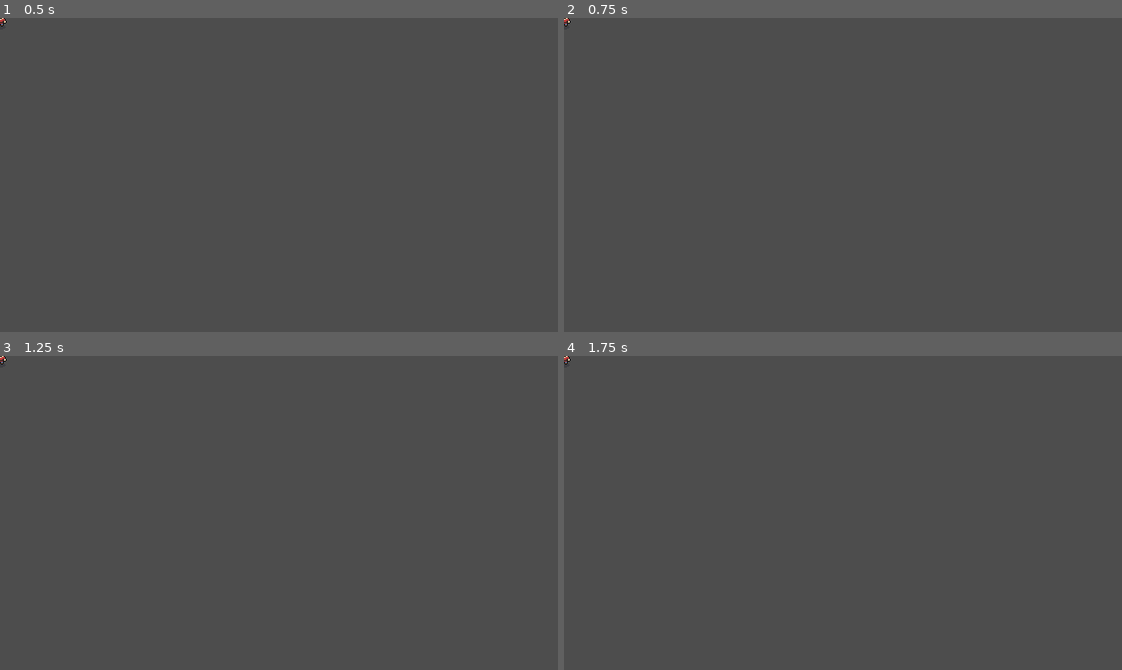
Above: before the commit, frames 1-4 (two rows, left to right).
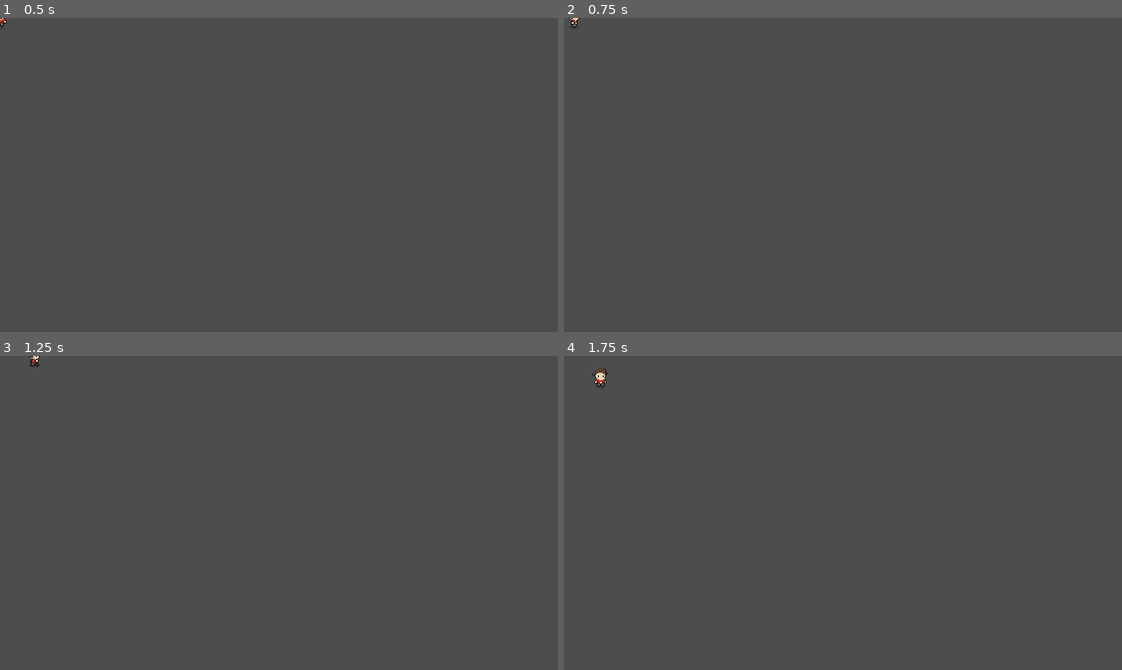
Above: after the commit, the same moments.

Repository: JojSh/Choppa
Game: Godot game, scene res://Player.tscn
The game is run twice, just before and just after one commit, with the same random seed, the same clock (stepped at 60 frames per second) and the same inputs.
Inputs:
- Up to frame 1 (0.5 s): no input
- Up to frame 2 (0.75 s): tap Enter at 0.5 s; hold Right (move_right) from 0.53 s (still down)
- Up to frame 3 (1.25 s): keep holding Right (move_right)
- Up to frame 4 (1.75 s): tap Space at 1.25 s; release Right (move_right) at 1.28 s; hold Down (move_down) from 1.28 s (still down)

Frame 1 is identical in both runs. In frame 2, less than 0.1% of the frame differs, in the area x 0-3%, y 0-4%; in frame 3, less than 0.1%; in frame 4, 0.1%, in the area x 0-8%, y 0-10%.

Commit message:
Move Player with physics instead of position change

Diff:
--- a/Player.gd
+++ b/Player.gd
@@ -1,13 +1,25 @@
-extends Area2D
+extends CharacterBody2D
 
 var move_speed_px : int = 50
 
-func _process(delta):
+func _physics_process (delta):
+	velocity = Vector2()
 	var direction = Input.get_vector("move_left", "move_right", "move_up", "move_down")
-	position += direction * move_speed_px * delta
+
+	if Input.is_action_pressed("move_up"):
+		velocity.y -= 1
+	if Input.is_action_pressed("move_down"):
+		velocity.y += 1
+	if Input.is_action_pressed("move_left"):
+		velocity.x -= 1
+	if Input.is_action_pressed("move_right"):
+		velocity.x += 1
+
+	velocity = velocity.normalized() * move_speed_px
+	move_and_slide()
 	handle_animation(direction)
 
-func handle_animation(direction):
+func handle_animation (direction):
 	if direction.x > 0:
 		$AnimatedSprite2D.play("right")
 	elif direction.x < 0:
